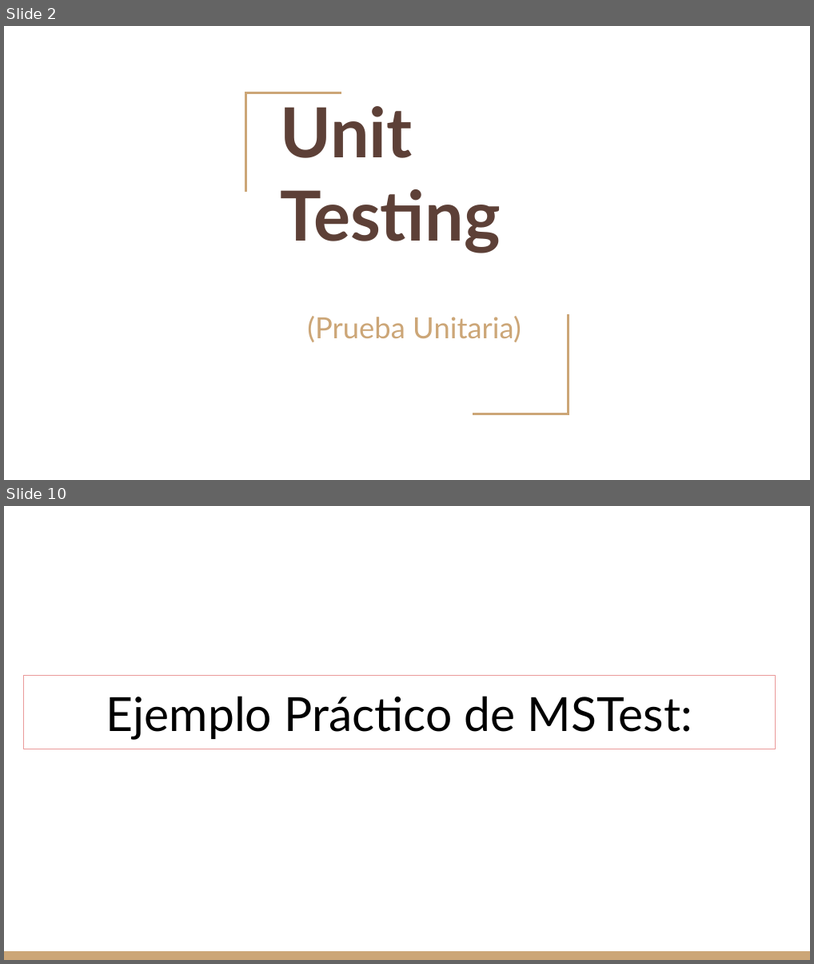
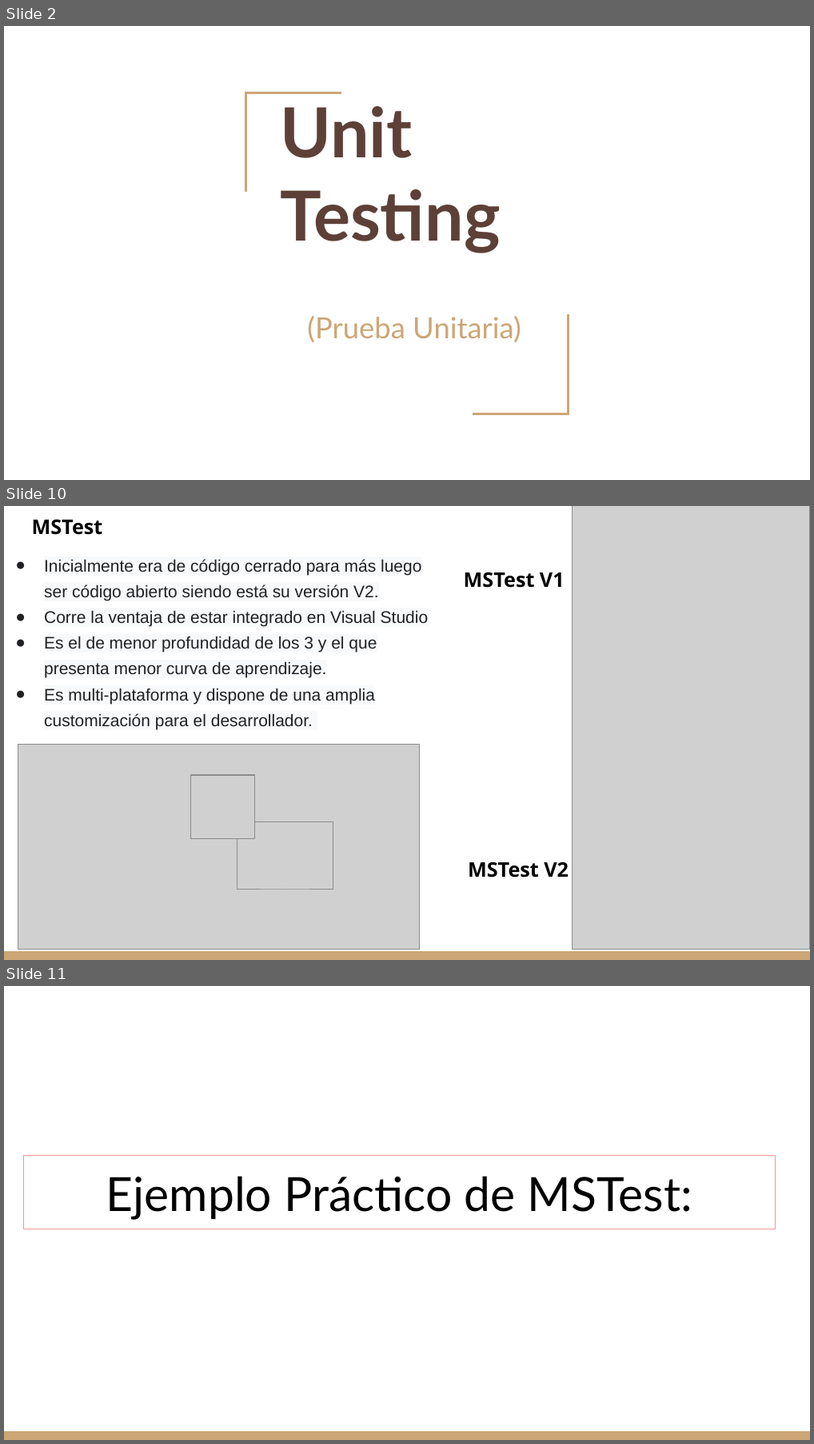
Before and after one commit to gitgamba/.Net-Grupo8, a slide deck: TPS/Unit Testing.pptx. Shown one above the other, each under a label of ours: slides 2 and 10 before the commit, slides 2, 10 and 11 after it; the slides between them are not shown. The pictures are 814x964 and 814x1444 pixels, drawn with LibreOffice and Linux fonts; fonts in the diff are those of the drawing; grey boxes stand for pictures. Boxes give left, top, right and bottom in pixels: in the first picture for what was removed or moved away, otherwise in the second. Text is boxed around its words. In the diff, an @@ line names an element or a change of style, - is before the commit and + after.

```diff
--- a/TPS/Unit Testing.pptx
+++ b/TPS/Unit Testing.pptx
@@ slide 10 added at [4, 506, 810, 960], background #FFFFFF; not listed: 1 template element that a slide beside it also shows @@
@@ text added at [32, 519, 103, 535], 18 pt, text #000000, bold @@
+MSTest
@@ picture added at [572, 506, 810, 949] @@
@@ text added at [44, 559, 428, 729], 15 pt, text #202124 @@
+● Inicialmente era de código cerrado para más luego ser código abierto siendo está su versión V2.
+● Corre la ventaja de estar integrado en Visual Studio
+● Es el de menor profundidad de los 3 y el que presenta menor curva de aprendizaje.
+● Es multi-plataforma y dispone de una amplia customización para el desarrollador.
@@ text added at [464, 572, 565, 588], 18 pt, text #000000, bold @@
+MSTest V1
@@ picture added at [18, 744, 419, 948] @@
@@ picture added at [191, 775, 254, 838] @@
@@ picture added at [237, 821, 334, 889] @@
@@ text added at [468, 861, 569, 877], 18 pt, text #000000, bold @@
+MSTest V2
@@ what was slide 10 is now slide 11 @@
```
Also in this commit, not shown: 4 slides changed, 4 other slides added, 3 slides removed, 1 other file.
